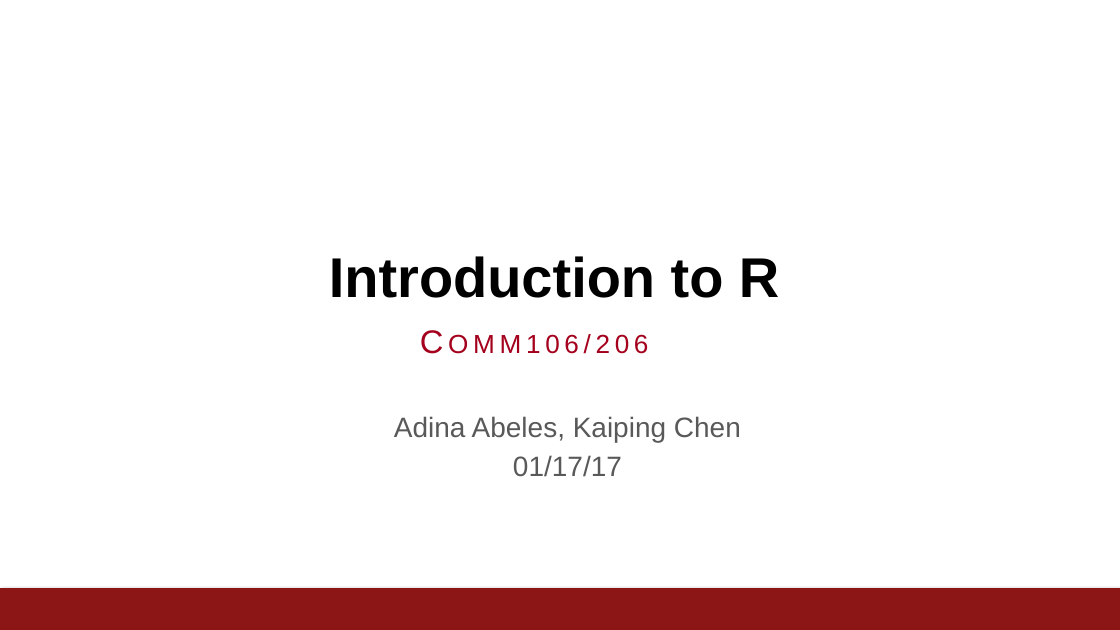
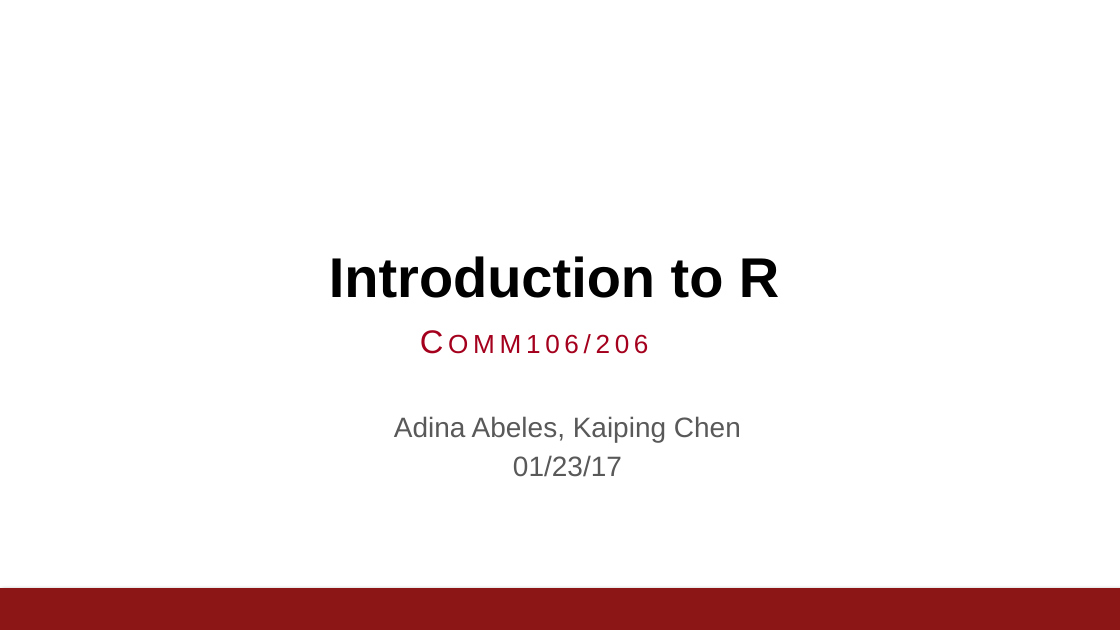
Before and after one commit to kaipingchen/com106-206-TA, a slide deck: slide 1 of KaipingAdina's Section Material/Intro Section/IntroSection.pptx. Drawn at 1120x630 pixels with LibreOffice and Linux fonts; fonts in the diff are those of the drawing; background and template pictures are left out. Boxes give left, top, right and bottom in pixels: in the first picture for what was removed or moved away, otherwise in the second. Text is boxed around its words. In the diff, an @@ line names an element or a change of style, - is before the commit and + after.

Commit message:
update PPT date

```diff
--- a/KaipingAdina's Section Material/Intro Section/IntroSection.pptx
+++ b/KaipingAdina's Section Material/Intro Section/IntroSection.pptx
@@ text at <box>513,455,622,477</box>: text changed @@
-01/17/17
+01/23/17
```
